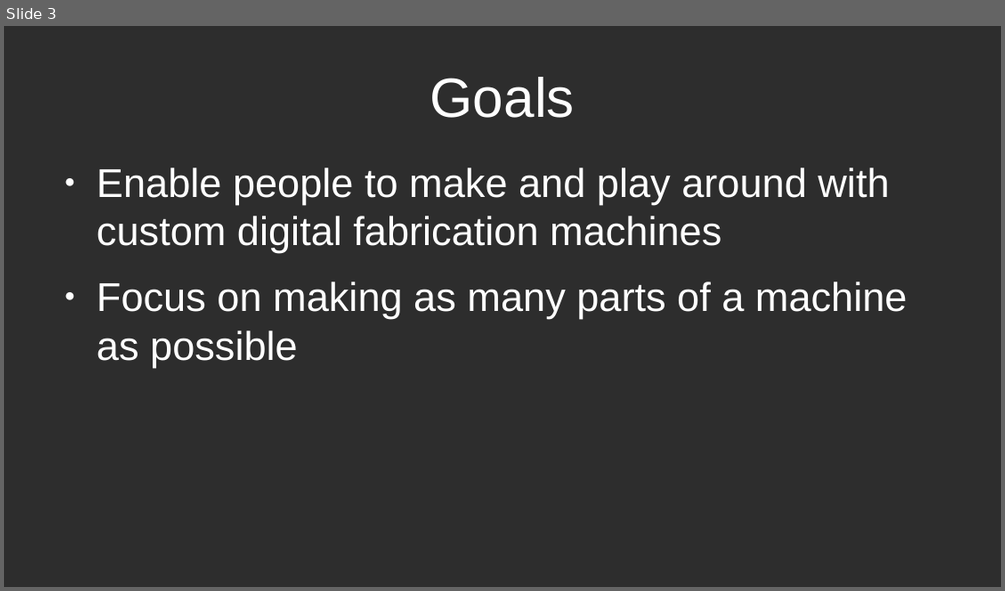
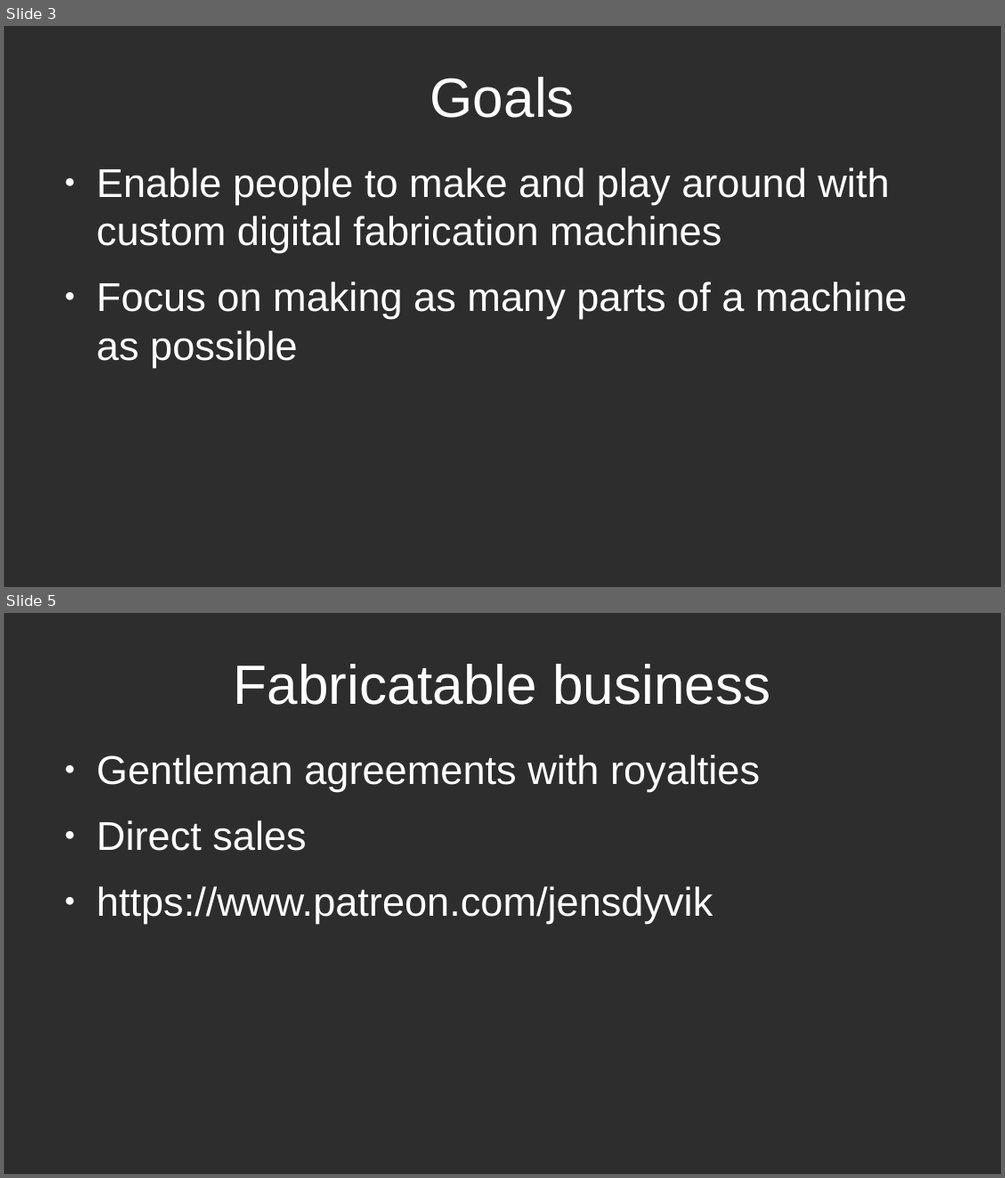
Before and after one commit to Fabricatable-Machines/Media, a slide deck: presenations/fab-academy-machine-recitation-2022-jens-dyvik.odp. Shown one above the other, each under a label of ours: slide 3 before the commit, slides 3 and 5 after it; the slides between them are not shown. The pictures are 1005x591 and 1005x1178 pixels, drawn with LibreOffice and Linux fonts; fonts in the diff are those of the drawing. Boxes give left, top, right and bottom in pixels: in the first picture for what was removed or moved away, otherwise in the second. Text is boxed around its words. In the diff, an @@ line names an element or a change of style, - is before the commit and + after.

```diff
--- a/presenations/fab-academy-machine-recitation-2022-jens-dyvik.odp
+++ b/presenations/fab-academy-machine-recitation-2022-jens-dyvik.odp
@@ slide 5 added at (4,613,1001,1174), background #2D2D2D @@
@@ title added at (234,664,770,705), 44 pt, text #FFFFFF @@
+Fabricatable business
@@ text added at (97,755,760,924), 32 pt, text #FFFFFF @@
+● Gentleman agreements with royalties
+● Direct sales
+● https://www.patreon.com/jensdyvik
```
Also in this commit, not shown: 5 slides changed, 4 other slides added, 2 slides removed, 2 other files.
